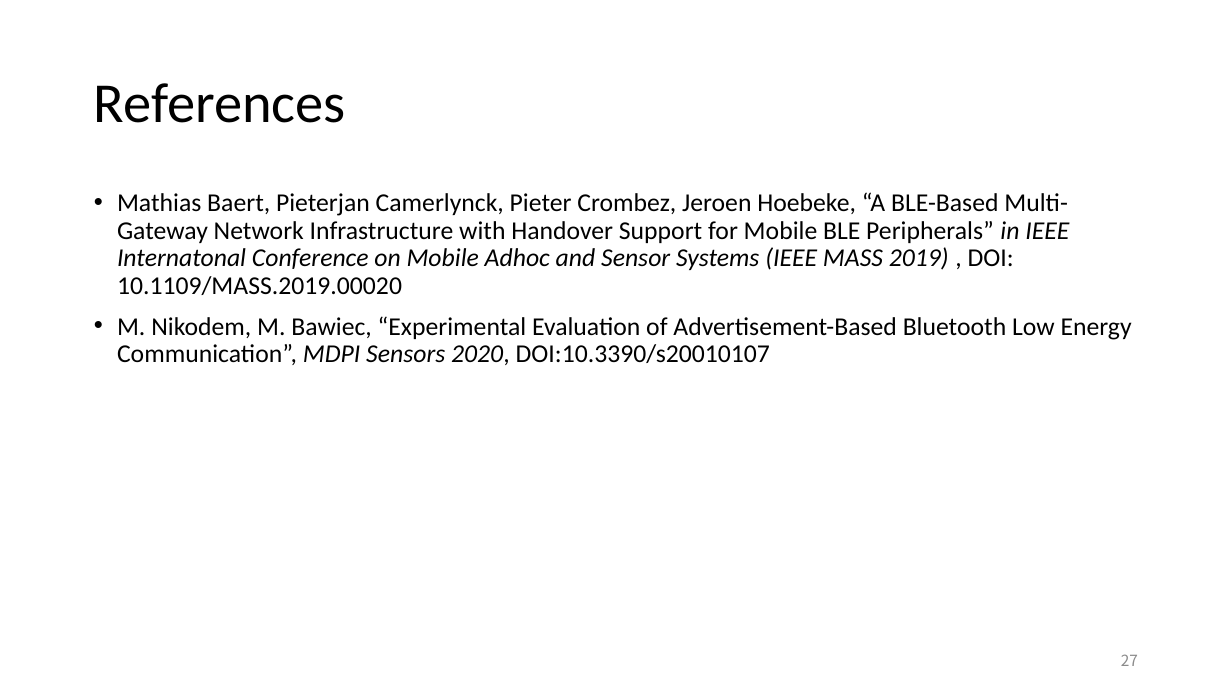
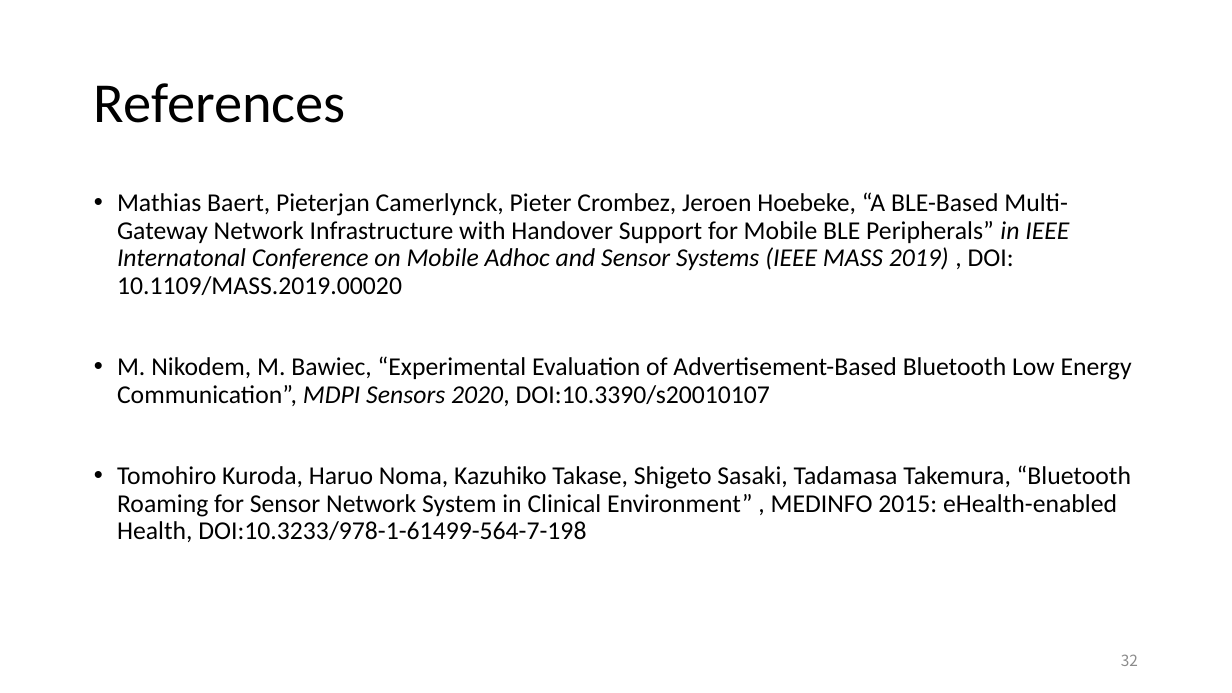
Before and after one commit to EKOISMYLOVE/NTUT_GM_PPT, a slide deck: slide 32 of A BLE-based multi-gateway network infrastructure with handover support for mobile BLE peripherals.pptx (slide 27 before the commit). Drawn at 1232x693 pixels with LibreOffice and Linux fonts; fonts in the diff are those of the drawing. Boxes give left, top, right and bottom in pixels: in the first picture for what was removed or moved away, otherwise in the second. Text is boxed around its words. In the diff, an @@ line names an element or a change of style, - is before the commit and + after.

```diff
--- a/A BLE-based multi-gateway network infrastructure with handover support for mobile BLE peripherals.pptx
+++ b/A BLE-based multi-gateway network infrastructure with handover support for mobile BLE peripherals.pptx
@@ text at box(117, 465, 1131, 542): paragraph added @@
+• Tomohiro Kuroda, Haruo Noma, Kazuhiko Takase, Shigeto Sasaki, Tadamasa Takemura, “Bluetooth Roaming for Sensor Network System in Clinical Environment” , MEDINFO 2015: eHealth-enabled Health, DOI:10.3233/978-1-61499-564-7-198
@@ page number at box(1121, 654, 1138, 666): text changed @@
-27
+32
```
Also in this commit, not shown: 1 other slide changed, 6 slides added, 1 slide removed.
